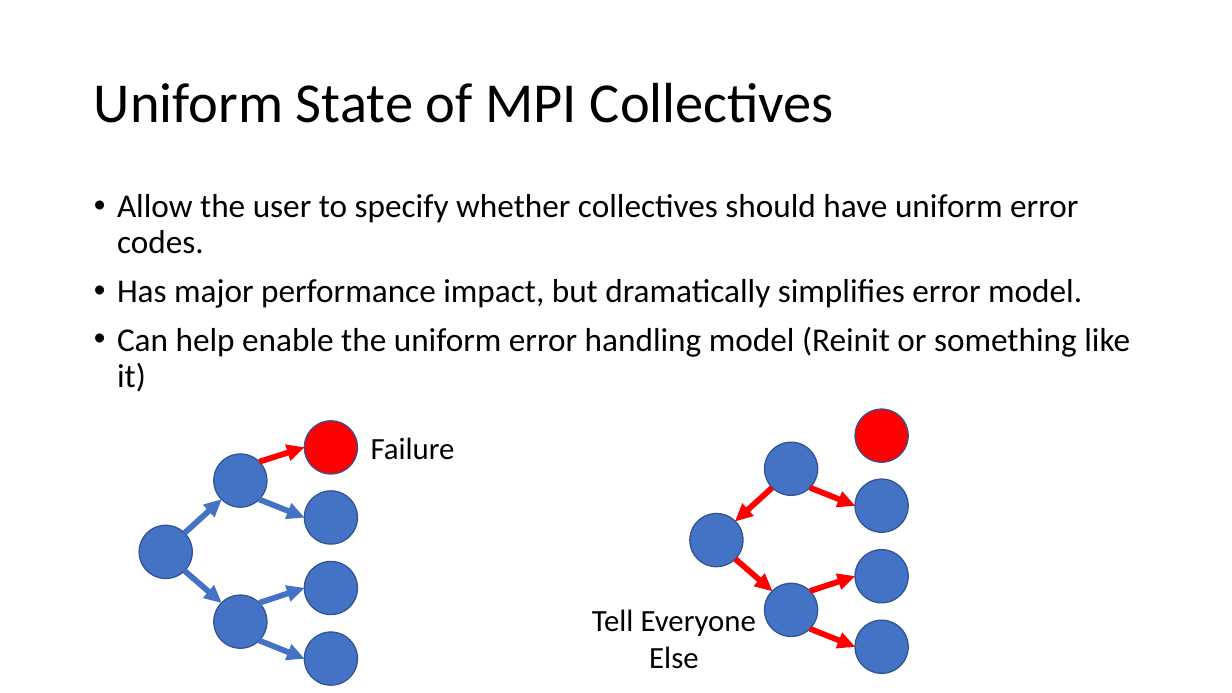
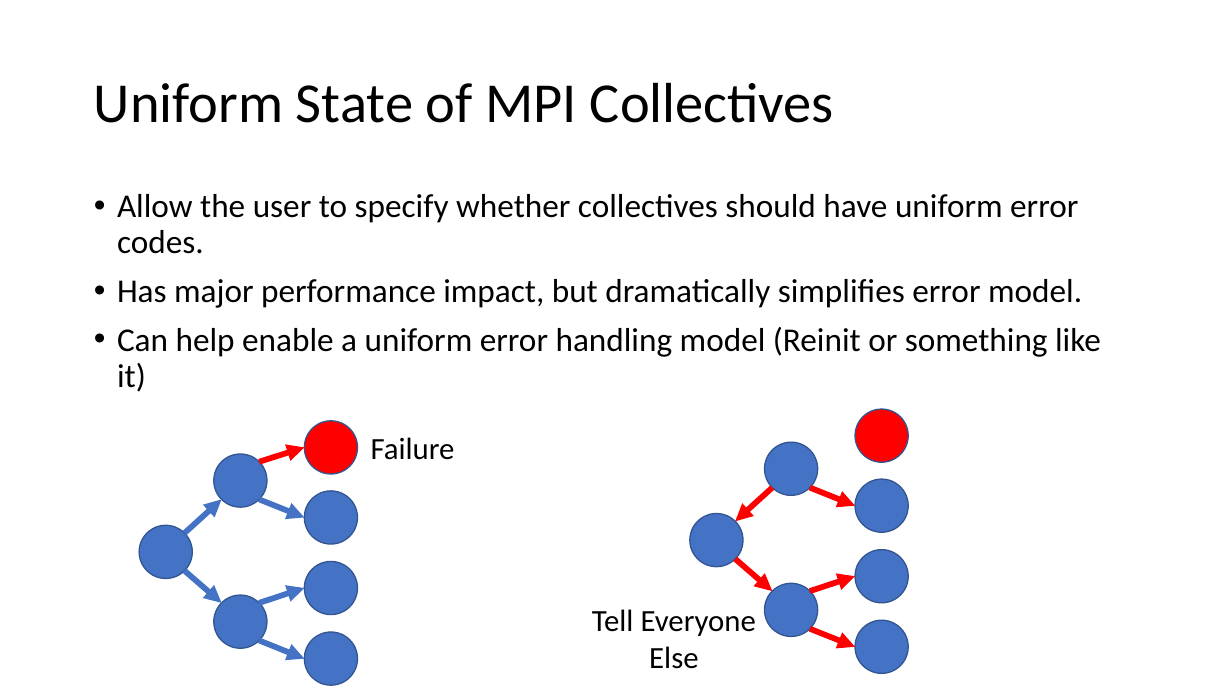
Before and after one commit to mpi-forum/mpi-forum.github.io, a slide deck: slide 7 of slides/2019/05/2019-05-31-FTWG-Update.pptx. Drawn at 1232x693 pixels with LibreOffice and Linux fonts; fonts in the diff are those of the drawing. Boxes give left, top, right and bottom in pixels: in the first picture for what was removed or moved away, otherwise in the second. Text is boxed around its words. In the diff, an @@ line names an element or a change of style, - is before the commit and + after.

```diff
--- a/slides/2019/05/2019-05-31-FTWG-Update.pptx
+++ b/slides/2019/05/2019-05-31-FTWG-Update.pptx
@@ text at box(117, 327, 1101, 392): text changed @@
-• Can help enable the uniform error handling model (Reinit or something like it)
+• Can help enable a uniform error handling model (Reinit or something like it)
```
Also in this commit, not shown: 6 other slides changed.
